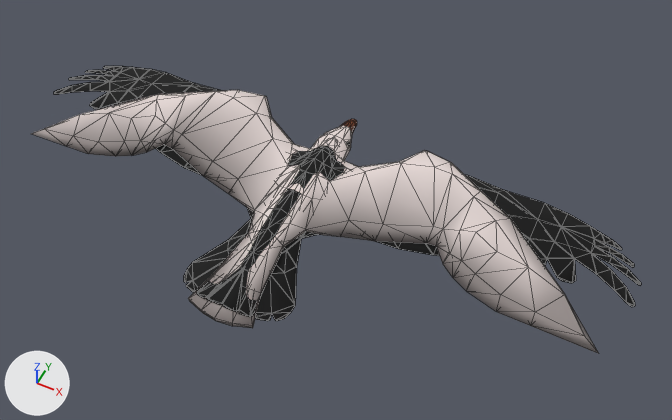
One commit to the COLLADA model assets/seagull.dae: the scene before it, then after it.
One viewpoint serves both versions: a 50 mm camera at (0.413, -0.743, 0.901) aimed at (0.054, -0.026, 0.005). Lighting does not change. The marker at lower left points along +X, +Y and +Z. Mesh edges are drawn as thin lines. Where no turn or scale is listed for an object, it has been applied to the vertices.

The first picture shows 'Crow', 'Seagull'.
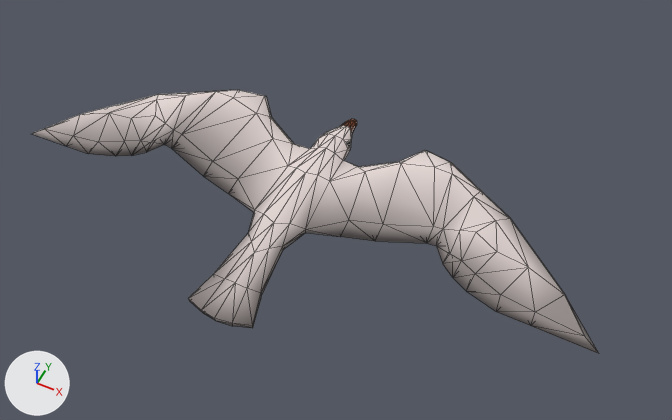
The newer file is also rescaled (x10.0), turned or shifted as a whole; pictures and numbers use the older file's frame.

Changed parts and their boxes [x1, y1, x2, y2] in the pictures (672 x 420 px):
'Crow', deleted
    before: [54, 66, 641, 321]

The change in detail:
Object 'Crow' (ob_crow) is deleted.
